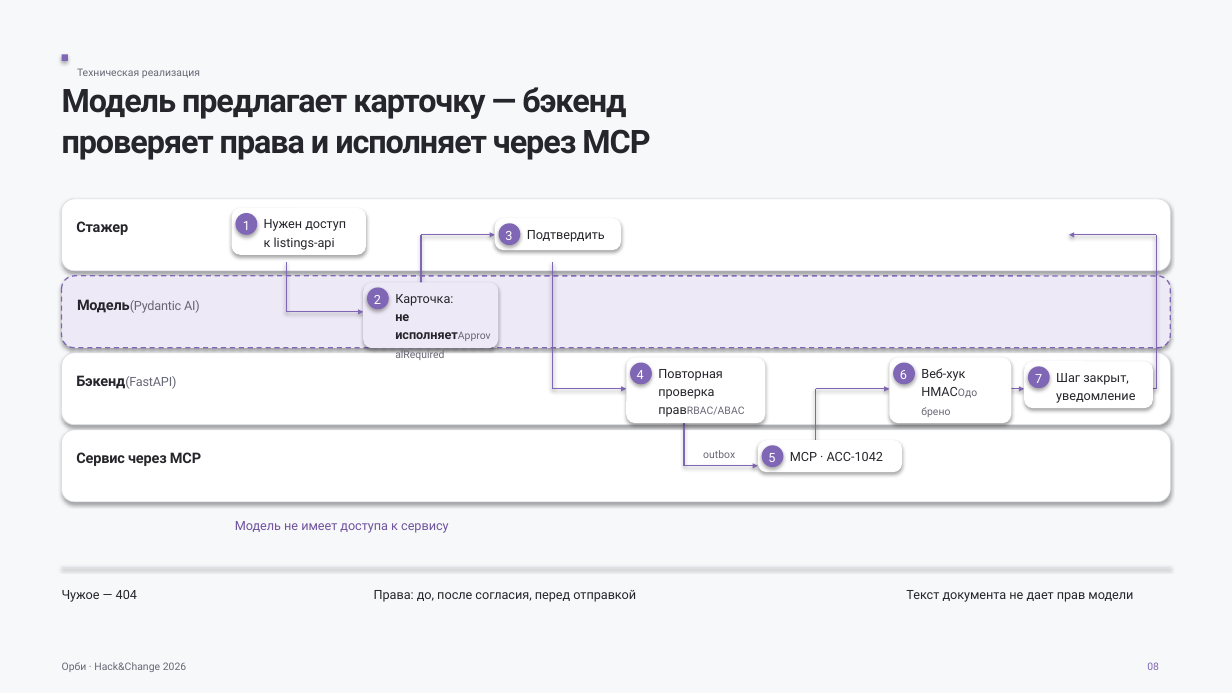
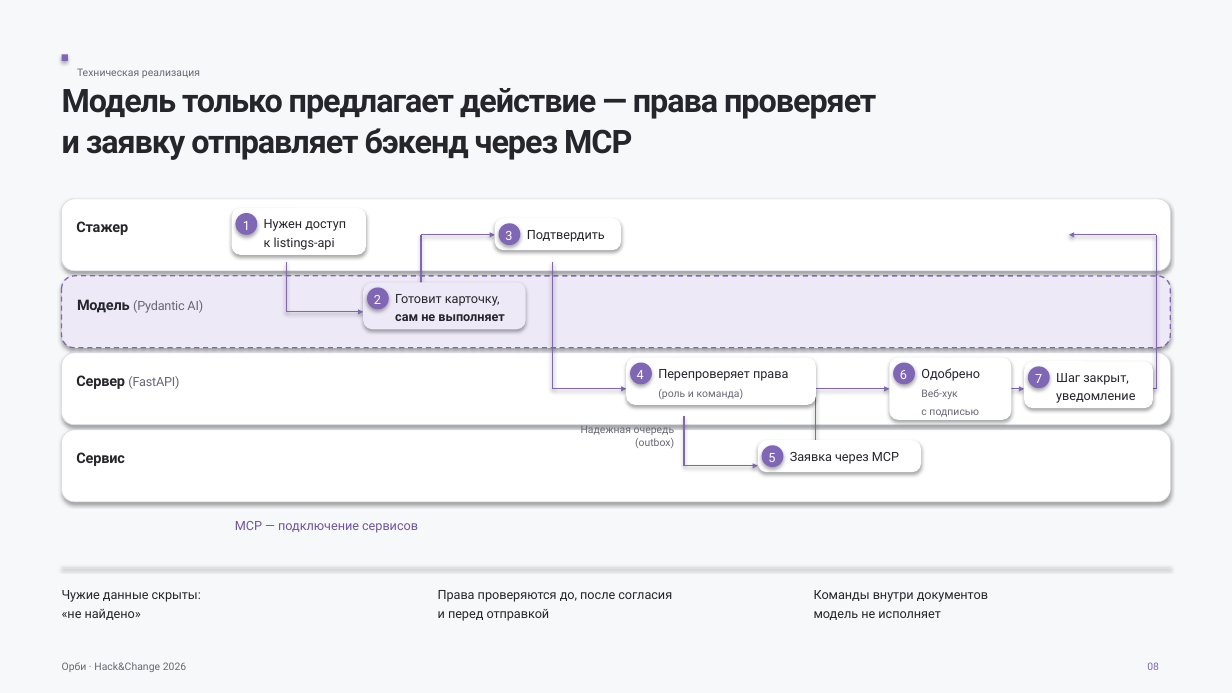
Before and after one commit to luhgeek1/avito-helpus, a slide deck: slide 8 of docs/presentation/orbi-presentation.pptx. Drawn at 1232x693 pixels with LibreOffice and Linux fonts; fonts in the diff are those of the drawing. Boxes give left, top, right and bottom in pixels: in the first picture for what was removed or moved away, otherwise in the second. Text is boxed around its words. In the diff, an @@ line names an element or a change of style, - is before the commit and + after.

Commit message:
docs: plain-language wording on the presentation slides
Headlines state the conclusion for a non-technical reader, team jargon
(ACL, outbox, p95, recall@5) gets a short explanation, and the 90% mentor
satisfaction is labelled as a guardrail. Slide 8 labels no longer run
together in the PPTX.

```diff
--- a/docs/presentation/orbi-presentation.pptx
+++ b/docs/presentation/orbi-presentation.pptx
@@ text at bbox=[62, 88, 876, 160]: text changed @@
-Модель предлагает карточку — бэкенд
-проверяет права и исполняет через MCP
+Модель только предлагает действие — права проверяет
+и заявку отправляет бэкенд через MCP
@@ text at bbox=[77, 299, 203, 313]: spaces changed @@
-Модель(Pydantic AI)
+Модель (Pydantic AI)
@@ rounded rectangle: place and size @@
-rounded rectangle at bbox=[363, 283, 498, 348]
+rounded rectangle at bbox=[363, 283, 526, 330]
@@ text at bbox=[395, 294, 504, 321]: text changed @@
-Карточка:
-не исполняетApprovalRequired
+Готовит карточку,
+сам не выполняет
@@ proportions changed in 3 elements at bbox=[889, 358, 1011, 421], bbox=[363, 283, 526, 330], bbox=[627, 358, 816, 405] @@
@@ rounded rectangle: place and size @@
-rounded rectangle at bbox=[627, 358, 765, 423]
+rounded rectangle at bbox=[627, 358, 816, 405]
@@ text at bbox=[76, 375, 179, 389]: text changed @@
-Бэкенд(FastAPI)
+Сервер (FastAPI)
@@ text at bbox=[658, 369, 788, 399]: text changed @@
-Повторная
-проверка правRBAC/ABAC
+Перепроверяет права
+(роль и команда)
@@ text at bbox=[921, 368, 980, 381]: paragraph added @@
+Одобрено
@@ text at bbox=[921, 389, 957, 399]: size 9.9 to 8.1 pt, text colour #25252B to #686775 in "Веб-хук" @@
@@ text at bbox=[921, 409, 979, 417]: text changed @@
-HMACОдобрено
+с подписью
@@ text at bbox=[581, 425, 675, 448]: text changed @@
-outbox
+Надежная очередь
+(outbox)
@@ rounded rectangle: place and size @@
-rounded rectangle at bbox=[758, 440, 902, 472]
+rounded rectangle at bbox=[758, 440, 921, 472]
@@ text at bbox=[76, 452, 125, 466]: text changed @@
-Сервис через MCP
+Сервис
@@ text at bbox=[790, 452, 899, 464]: text changed @@
-MCP · ACC-1042
+Заявка через MCP
@@ text at bbox=[235, 521, 418, 533]: text changed @@
-Модель не имеет доступа к сервису
+MCP — подключение сервисов
@@ text removed at bbox=[62, 590, 137, 602] @@
-Чужое — 404
@@ text added at bbox=[62, 590, 201, 620], 9.9 pt, text #25252B @@
+Чужие данные скрыты:
+«не найдено»
@@ text at bbox=[438, 590, 672, 621]: text changed @@
-Права: до, после согласия, перед отправкой
+Права проверяются до, после согласия
+и перед отправкой
@@ text at bbox=[814, 590, 988, 620]: text changed @@
-Текст документа не дает прав модели
+Команды внутри документов
+модель не исполняет
```
Also in this commit, not shown: 15 other slides changed, 4 other files.
